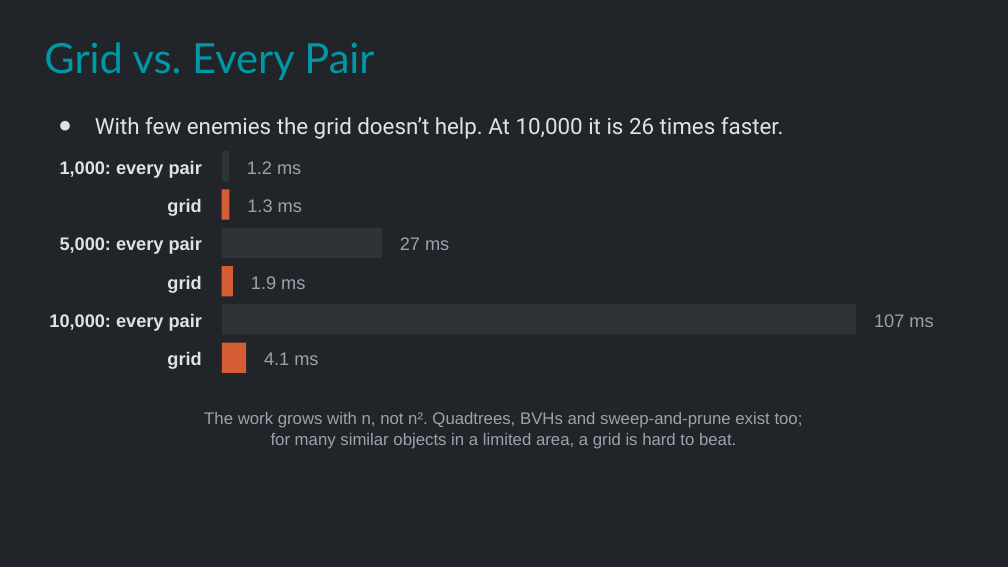
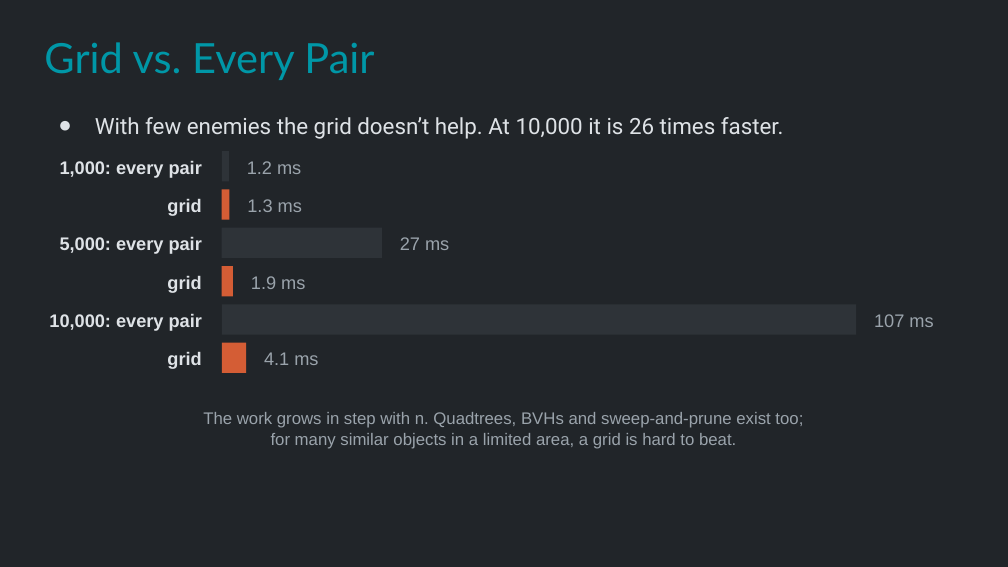
Before and after one commit to Metamate/gar, a slide deck: slide 14 of slides/12 Vampire Survivors.pptx. Drawn at 1008x567 pixels with LibreOffice and Linux fonts; fonts in the diff are those of the drawing. Boxes give left, top, right and bottom in pixels: in the first picture for what was removed or moved away, otherwise in the second. Text is boxed around its words. In the diff, an @@ line names an element or a change of style, - is before the commit and + after.

```diff
--- a/slides/12 Vampire Survivors.pptx
+++ b/slides/12 Vampire Survivors.pptx
@@ text at (203, 412, 803, 428): text changed @@
-The work grows with n, not n². Quadtrees, BVHs and sweep-and-prune exist too;
+The work grows in step with n. Quadtrees, BVHs and sweep-and-prune exist too;
```
Also in this commit, not shown: 24 other files.
